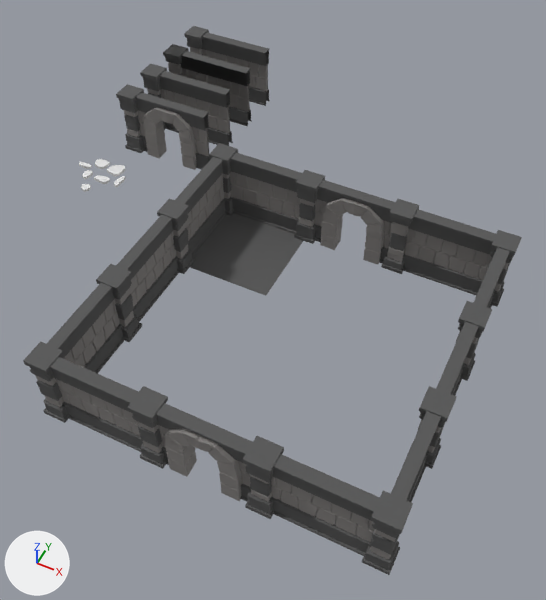
One commit to the Blender file Modular Dungeon/Barrel.blend: the scene before it, then after it.
Rendered twice from a 50 mm lens placed at (19.4, -22.1, 22.5), pointed at (10.1, -3.6, -0.6). The axes (+X, +Y, +Z) are drawn at lower left. The lights are the same throughout.

The scene before the commit, as lines of its bpy script (objects in view):
```python
ob_cube = bpy.data.objects.new('Cube', me_cube_002)
ob_cube.location = (0.0, 6.0, 1.5)
ob_cube_020 = bpy.data.objects.new('Cube.020', me_cube_014)
ob_cube_020.location = (0.0, 0.0, 0.0)
ob_cube_020.scale = (0.296, 0.296, 0.0633)
ob_cube_021 = bpy.data.objects.new('Cube.021', me_cube_015)
ob_cube_021.location = (-0.9, 0.05, 0.0)
ob_cube_021.scale = (0.296, 0.296, 0.0633)
ob_cube_022 = bpy.data.objects.new('Cube.022', me_cube_016)
ob_cube_022.location = (-0.99, -0.91, 0.0)
ob_cube_022.scale = (0.154, 0.296, 0.0633)
ob_cube_023 = bpy.data.objects.new('Cube.023', me_cube_017)
ob_cube_023.location = (-1.56, -0.41, 0.0)
ob_cube_023.scale = (0.296, 0.126, 0.0633)
ob_cube_024 = bpy.data.objects.new('Cube.024', me_cube_018)
ob_cube_024.location = (-0.2, -0.88, 0.0)
ob_cube_024.scale = (0.296, 0.156, 0.0633)
ob_cube_025 = bpy.data.objects.new('Cube.025', me_cube_019)
ob_cube_025.location = (0.66, -0.64, 0.0)
ob_cube_025.scale = (0.109, 0.296, 0.0633)
ob_cube_026 = bpy.data.objects.new('Cube.026', me_cube_020)
ob_cube_026.location = (-0.57, -1.7, 0.0)
ob_cube_026.scale = (0.296, 0.296, 0.0633)
ob_plane = bpy.data.objects.new('Plane', me_plane)
ob_plane.location = (8.0, -2.0, 0.0)
# also in view: 'Cube.013' at (16.2, -12.0, 1.5); 'Cube.008' at (15.8, 0.0, 1.5); 'Cube.010' at (1.8, 2.0, 1.5); 'Cube.012' at (18.0, -9.8, 1.5); 'Cube.003' at (1.8, 4.0, 1.5)
```
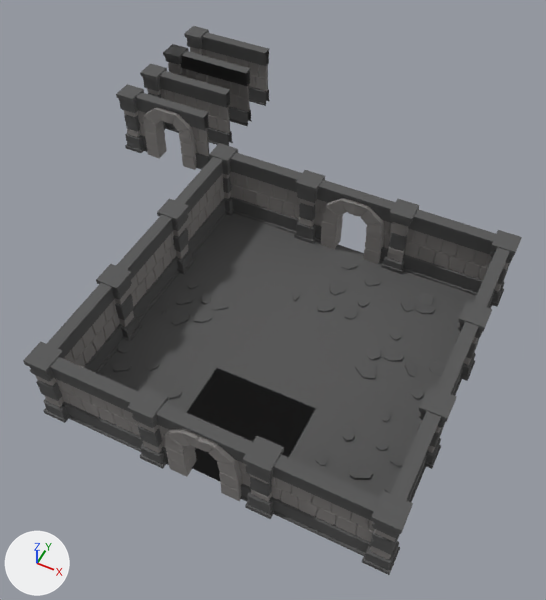
Boxes (x1, y1, x2, y2) around the edits, measured in the pictures (546 x 600 px):
'Plane.013', added
    after: (217, 296, 359, 408)
'Plane.011', added
    after: (316, 331, 447, 447)
'Plane.001', added
    after: (136, 267, 265, 368)
'Plane.003', added
    after: (266, 241, 391, 330)
'Plane.012', added
    after: (359, 271, 476, 363)
'Plane.009', added
    after: (186, 368, 316, 481)
'Plane.010', added
    after: (289, 409, 410, 497)
'Plane.002', added
    after: (98, 335, 216, 412)
'Cube.020', hidden
    before: (107, 165, 126, 177)
'Cube.021', hidden
    before: (95, 159, 110, 169)
'Cube.024', hidden
    before: (94, 175, 110, 184)
'Cube.025', hidden
    before: (114, 176, 125, 187)
'Cube.022', hidden
    before: (82, 170, 93, 179)
'Cube.023', hidden
    before: (79, 162, 92, 169)
'Cube.026', hidden
    before: (81, 184, 91, 192)

What changed in the scene script:
```text
Change ob_cube_020:
    ob_cube_020.location: (0.0, 0.0, 0.0) -> (2.73, -6.31, 0.0)
    ob_cube_020.rotation_euler: (0.0, 0.0, 0.0) -> (0.0, 0.0, 3.697)  # degrees (0, 0, 0) -> degrees (0, 0, 212)
    ob_cube_020.scale: (0.296, 0.296, 0.0633) -> (0.109, 0.296, 0.0633)
    add ob_cube_020.hide_set(True)  # its collection is switched off
Change ob_cube_021:
    ob_cube_021.location: (-0.9, 0.05, 0.0) -> (3.99, -5.21, 0.0)
    ob_cube_021.rotation_euler: (0.0, 0.0, 0.0) -> (-0.0787, -0.126, 3.702)  # degrees (0, 0, 0) -> degrees (-4.5, -7.2, 212)
    ob_cube_021.scale: (0.296, 0.296, 0.0633) -> (0.154, 0.296, 0.0633)
    add ob_cube_021.hide_set(True)  # its collection is switched off
Change ob_cube_022:
    ob_cube_022.location: (-0.99, -0.91, 0.0) -> (4.42, -6.07, 0.0)
    ob_cube_022.rotation_euler: (0.0, 0.0, 0.0) -> (0.0, 0.0, 3.697)  # degrees (0, 0, 0) -> degrees (0, 0, 212)
    ob_cube_022.scale: (0.154, 0.296, 0.0633) -> (0.296, 0.296, 0.0633)
    add ob_cube_022.hide_set(True)  # its collection is switched off
Change ob_cube_023:
    ob_cube_023.location: (-1.56, -0.41, 0.0) -> (4.74, -5.34, 0.0)
    ob_cube_023.rotation_euler: (0.0, 0.0, 0.0) -> (-0.102, 0.0628, 3.693)  # degrees (0, 0, 0) -> degrees (-5.8, 3.6, 212)
    add ob_cube_023.hide_set(True)  # its collection is switched off
Change ob_cube_024:
    ob_cube_024.location: (-0.2, -0.88, 0.0) -> (3.33, -5.65, 0.0)
    ob_cube_024.rotation_euler: (0.0, 0.0, 0.0) -> (0.0, 0.0, 3.697)  # degrees (0, 0, 0) -> degrees (0, 0, 212)
    add ob_cube_024.hide_set(True)  # its collection is switched off
Change ob_cube_025:
    ob_cube_025.location: (0.66, -0.64, 0.0) -> (3.63, -6.51, 0.0)
    ob_cube_025.rotation_euler: (0.0, 0.0, 0.0) -> (-0.0425, 0.0264, 3.696)  # degrees (0, 0, 0) -> degrees (-2.4, 1.5, 212)
    ob_cube_025.scale: (0.109, 0.296, 0.0633) -> (0.296, 0.296, 0.0633)
    add ob_cube_025.hide_set(True)  # its collection is switched off
Change ob_cube_026:
    ob_cube_026.location: (-0.57, -1.7, 0.0) -> (3.22, -4.76, 0.0)
    ob_cube_026.rotation_euler: (0.0, 0.0, 0.0) -> (-0.0416, -0.067, 3.698)  # degrees (0, 0, 0) -> degrees (-2.4, -3.8, 212)
    add ob_cube_026.hide_set(True)  # its collection is switched off
Add ob_plane_013:
    ob_plane_013 = bpy.data.objects.new('Plane.013', me_plane.copy())  # the mesh of ob_plane
    ob_plane_013.location = (12.0, -6.0, 0.0)
Add ob_plane_012:
    ob_plane_012 = bpy.data.objects.new('Plane.012', me_plane_017)  # 68 vertices, 41 faces; spans x -2.0..2.0, y -2.0..2.0, z -0.09..0.13; in mat_grey (dark grey #565656)
    ob_plane_012.location = (16.0, -2.0, 0.0)
    ob_plane_012.rotation_euler = (0.0, 0.0, -1.571)  # degrees (0, 0, -90)
Add ob_plane_011:
    ob_plane_011 = bpy.data.objects.new('Plane.011', me_plane_016)  # 116 vertices, 71 faces; spans x -2.0..2.0, y -2.0..2.0, z -0.1..0.14; in mat_grey (dark grey #565656)
    ob_plane_011.location = (16.0, -6.0, 0.0)
    ob_plane_011.rotation_euler = (0.0, 0.0, -1.571)  # degrees (0, 0, -90)
Add ob_plane_010:
    ob_plane_010 = bpy.data.objects.new('Plane.010', me_plane_015)  # 116 vertices, 71 faces; spans x -2.0..2.0, y -2.0..2.0, z -0.1..0.12; in mat_grey (dark grey #565656)
    ob_plane_010.location = (16.0, -10.0, 0.0)
    ob_plane_010.rotation_euler = (0.0, 0.0, 1.571)  # degrees (0, 0, 90)
Add ob_plane_009:
    ob_plane_009 = bpy.data.objects.new('Plane.009', me_plane.copy())  # the mesh of ob_plane
    ob_plane_009.location = (12.0, -10.0, 0.0)
Add ob_plane_003:
    ob_plane_003 = bpy.data.objects.new('Plane.003', me_plane_015.copy())
    ob_plane_003.location = (12.0, -2.0, 0.0)
Add ob_plane_002:
    ob_plane_002 = bpy.data.objects.new('Plane.002', me_plane_016.copy())
    ob_plane_002.location = (8.0, -10.0, 0.0)
Add ob_plane_001:
    ob_plane_001 = bpy.data.objects.new('Plane.001', me_plane_002)  # 116 vertices, 71 faces; spans x -2.0..2.0, y -2.0..2.0, z -0.1..0.1; in mat_grey (dark grey #565656)
    ob_plane_001.location = (8.0, -6.0, 0.0)
```
